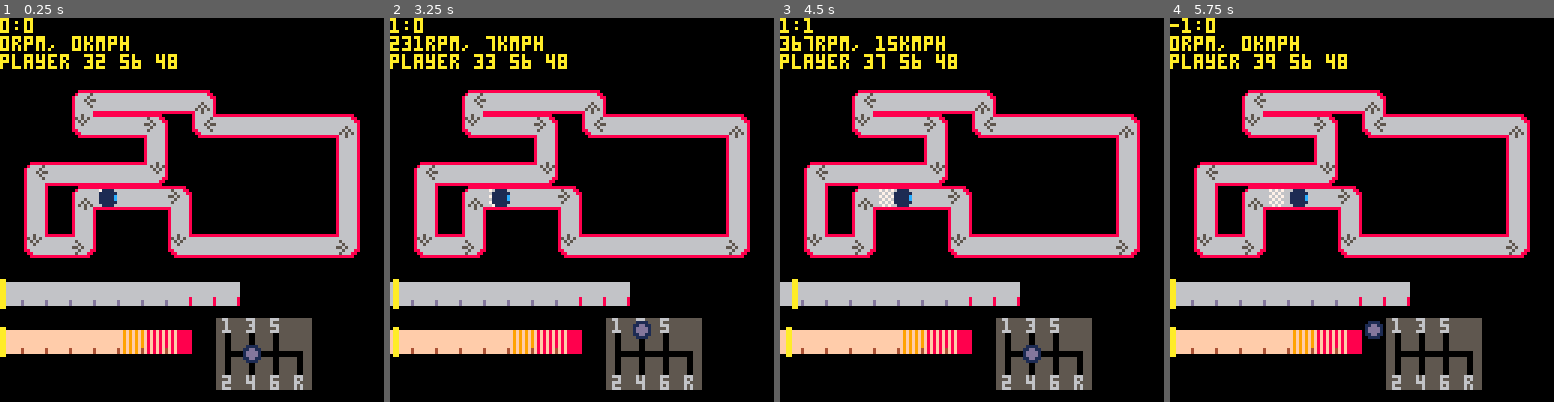
Above: before the commit, frames 1-4 (left to right).
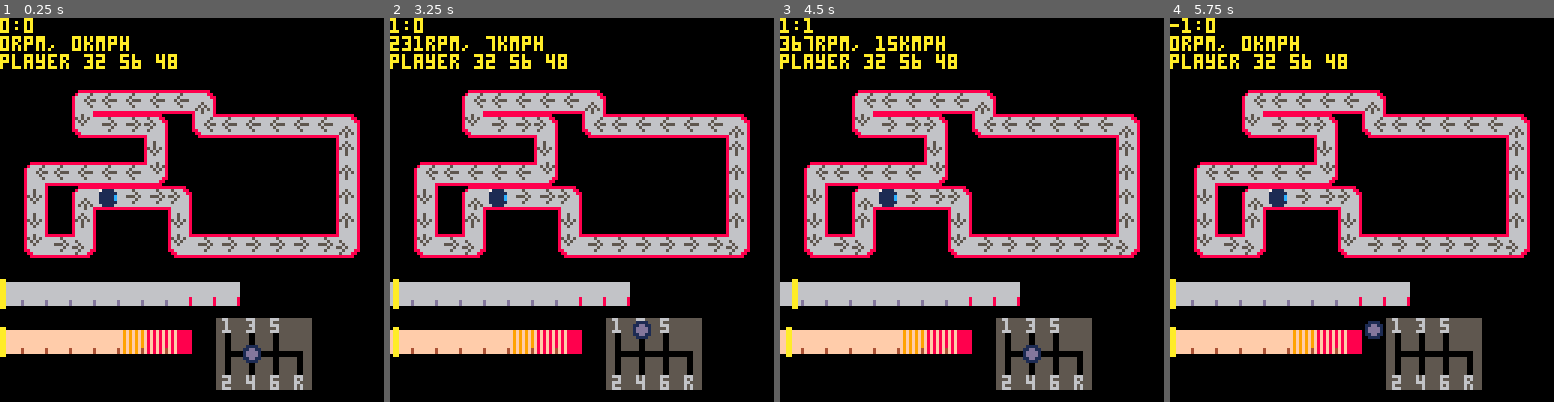
Above: after the commit, the same moments.

Repository: VedVid/PICOdrag
Game: PICO-8 cartridge picodrag.p8
Two runs of this game, one before a commit and one after it. Both use one fixed random seed, a clock stepped at 60 frames per second and the inputs below.
Inputs:
- Up to frame 1 (0.25 s): no input
- Up to frame 2 (3.25 s): hold Right 1.6-2.1 s; hold Up 2.15-2.42 s; hold Right 2.47-3.03 s; hold Left from 3.08 s (still down)
- Up to frame 3 (4.5 s): release Left at 3.58 s; hold Down 3.63-3.97 s; hold Right from 4.02 s (still down)
- Up to frame 4 (5.75 s): release Right at 4.68 s; hold Up 4.73-5.03 s; hold Left 5.08-5.68 s; hold Down from 5.73 s (still down)

The runs differ from the first frame. In frame 1, 1.6% of the frame differs, in the area x 7-93%, y 19-61%; in frame 2, 1.7%; in frame 3, 2.0%, in the area x 7-93%, y 10-61%; in frame 4, 2.0%.

Commit message:
Same for straights

Diff:
--- a/picodrag.p8
+++ b/picodrag.p8
@@ -651,11 +651,11 @@
  track.y = 16
  track.cells = {}
  --position, sprite
- add(track.cells, {4,5,26})
+ add(track.cells, {4,5,42})
  add(track.cells, {5,5,10})
  add(track.cells, {6,5,10})
  add(track.cells, {7,5,13})
- add(track.cells, {7,6,11})
+ add(track.cells, {7,6,27})
  add(track.cells, {7,7,30})
  add(track.cells, {8,7,10})
  add(track.cells, {9,7,10})
@@ -669,31 +669,31 @@
  add(track.cells, {14,4,11})
  add(track.cells, {14,3,11})
  add(track.cells, {14,2,15})
- add(track.cells, {13,2,10})
- add(track.cells, {12,2,10})
- add(track.cells, {11,2,10})
- add(track.cells, {10,2,10})
- add(track.cells, {9,2,10})
+ add(track.cells, {13,2,26})
+ add(track.cells, {12,2,26})
+ add(track.cells, {11,2,26})
+ add(track.cells, {10,2,26})
+ add(track.cells, {9,2,26})
  add(track.cells, {8,2,28})
  add(track.cells, {8,1,15})
- add(track.cells, {7,1,10})
- add(track.cells, {6,1,10})
- add(track.cells, {5,1,10})
- add(track.cells, {4,1,10})
+ add(track.cells, {7,1,26})
+ add(track.cells, {6,1,26})
+ add(track.cells, {5,1,26})
+ add(track.cells, {4,1,26})
  add(track.cells, {3,1,14})
  add(track.cells, {3,2,30})
  add(track.cells, {4,2,10})
  add(track.cells, {5,2,10})
  add(track.cells, {6,2,13})
- add(track.cells, {6,3,11})
+ add(track.cells, {6,3,27})
  add(track.cells, {6,4,29})
- add(track.cells, {5,4,10})
- add(track.cells, {4,4,10})
- add(track.cells, {3,4,10})
- add(track.cells, {2,4,10})
+ add(track.cells, {5,4,26})
+ add(track.cells, {4,4,26})
+ add(track.cells, {3,4,26})
+ add(track.cells, {2,4,26})
  add(track.cells, {1,4,14})
- add(track.cells, {1,5,11})
- add(track.cells, {1,6,11})
+ add(track.cells, {1,5,27})
+ add(track.cells, {1,6,27})
  add(track.cells, {1,7,30})
  add(track.cells, {2,7,10})
  add(track.cells, {3,7,31})
@@ -739,11 +739,11 @@
 
 __map__
 1010101010101010101010101010101000000000000000000000000000000000000000000000000000000000000000000000000000000000000000000000000000000000000000000000000000000000000000000000000000000000000000000000000000000000000000000000000000000000000000000000000000000000
-10100e0a0a0a0a0f101010101010101000000000000000000000000000000000000000000000000000000000000000000000000000000000000000000000000000000000000000000000000000000000000000000000000000000000000000000000000000000000000000000000000000000000000000000000000000000000
-10101e0a0a0d101c0a0a0a0a0f10101000000000000000000000000000000000000000000000000000000000000000000000000000000000000000000000000000000000000000000000000000000000000000000000000000000000000000000000000000000000000000000000000000000000000000000000000000000000
-10101010100b1010101010100b10101000000000000000000000000000000000000000000000000000000000000000000000000000000000000000000000000000000000000000000000000000000000000000000000000000000000000000000000000000000000000000000000000000000000000000000000000000000000
-0e0a0a0a0a1d1010101010100b10101000000000000000000000000000000000000000000000000000000000000000000000000000000000000000000000000000000000000000000000000000000000000000000000000000000000000000000000000000000000000000000000000000000000000000000000000000000000
-0b100c1a0a0a0d10101010100b10101000000000000000000000000000000000000000000000000000000000000000000000000000000000000000000000000000000000000000000000000000000000000000000000000000000000000000000000000000000000000000000000000000000000000000000000000000000000
-0b100b1010100b3d101010100b10101000000000000000000000000000000000000000000000000000000000000000000000000000000000000000000000000000000000000000000000000000000000000000000000000000000000000000000000000000000000000000000000000000000000000000000000000000000000
+10100e1a1a1a1a0f101010101010101000000000000000000000000000000000000000000000000000000000000000000000000000000000000000000000000000000000000000000000000000000000000000000000000000000000000000000000000000000000000000000000000000000000000000000000000000000000
+10101e0a0a0d101c1a1a1a1a0f10101000000000000000000000000000000000000000000000000000000000000000000000000000000000000000000000000000000000000000000000000000000000000000000000000000000000000000000000000000000000000000000000000000000000000000000000000000000000
+10101010101b1010101010100b10101000000000000000000000000000000000000000000000000000000000000000000000000000000000000000000000000000000000000000000000000000000000000000000000000000000000000000000000000000000000000000000000000000000000000000000000000000000000
+0e1a1a1a1a1d1010101010100b10101000000000000000000000000000000000000000000000000000000000000000000000000000000000000000000000000000000000000000000000000000000000000000000000000000000000000000000000000000000000000000000000000000000000000000000000000000000000
+1b100c2a0a0a0d10101010100b10101000000000000000000000000000000000000000000000000000000000000000000000000000000000000000000000000000000000000000000000000000000000000000000000000000000000000000000000000000000000000000000000000000000000000000000000000000000000
+1b100b1010101b3d101010100b10101000000000000000000000000000000000000000000000000000000000000000000000000000000000000000000000000000000000000000000000000000000000000000000000000000000000000000000000000000000000000000000000000000000000000000000000000000000000
 1e0a1f1010101e0a0a0a0a0a1f10101000000000000000000000000000000000000000000000000000000000000000000000000000000000000000000000000000000000000000000000000000000000000000000000000000000000000000000000000000000000000000000000000000000000000000000000000000000000
 1010101010101010101010101010101000000000000000000000000000000000000000000000000000000000000000000000000000000000000000000000000000000000000000000000000000000000000000000000000000000000000000000000000000000000000000000000000000000000000000000000000000000000
Not shown, changed: 19 lines of the sprite sheet (__gfx__) section of picodrag.p8
